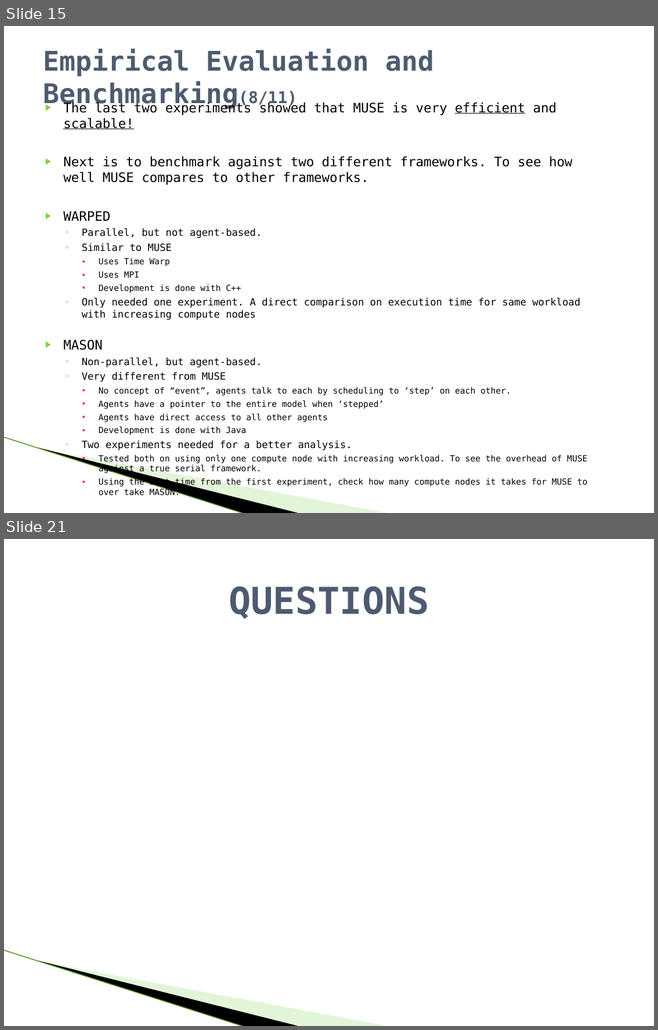
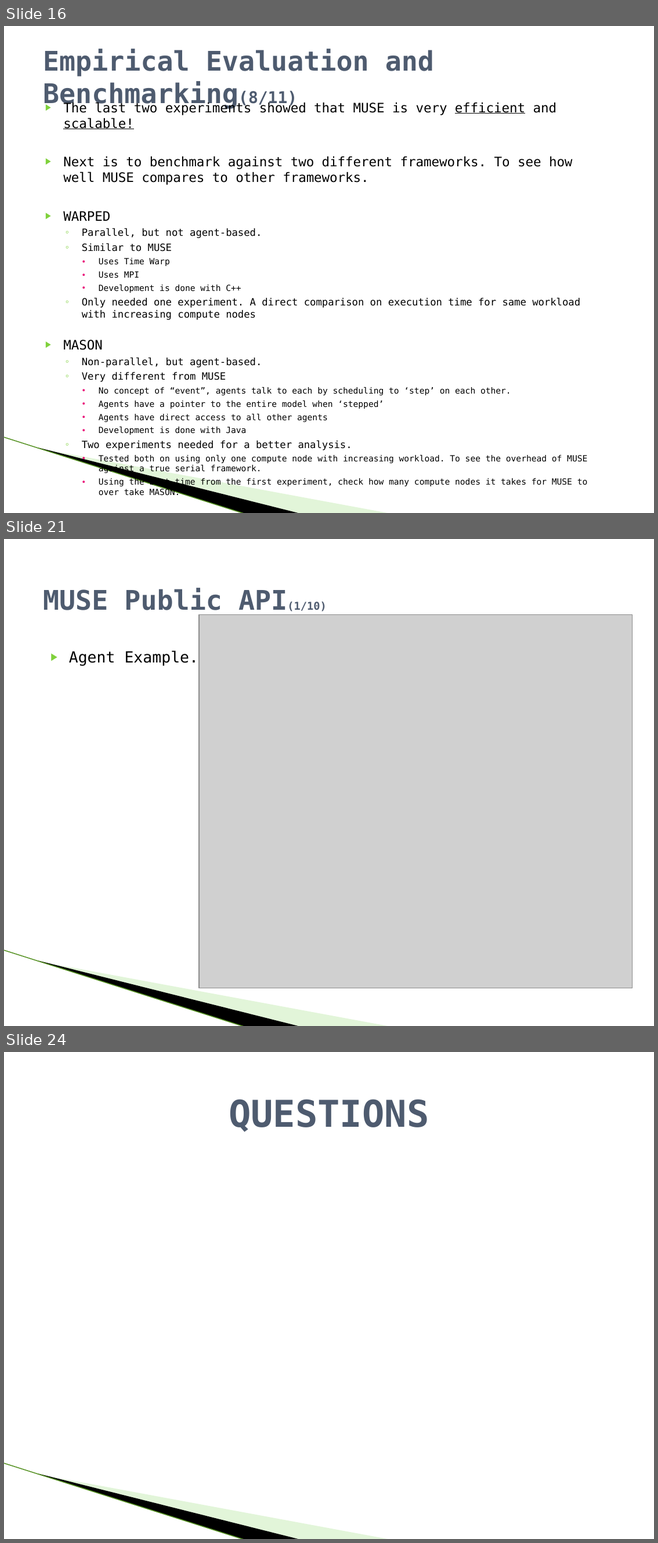
Before and after one commit to raodj/muse, a slide deck: Thesis/MUSE_Defense_presentation.pptx. Shown one above the other, each under a label of ours: slides 15 and 21 before the commit, slides 16, 21 and 24 after it; the slides between them are not shown. The pictures are 658x1030 and 658x1543 pixels, drawn with LibreOffice and Linux fonts; fonts in the diff are those of the drawing; grey boxes stand for pictures; background and template pictures are left out. Boxes give left, top, right and bottom in pixels: in the first picture for what was removed or moved away, otherwise in the second. Text is boxed around its words. In the diff, an @@ line names an element or a change of style, - is before the commit and + after.

```diff
--- a/Thesis/MUSE_Defense_presentation.pptx
+++ b/Thesis/MUSE_Defense_presentation.pptx
@@ slide 21 added at <box>4,539,654,1026</box>, background #FFFFFF; not listed: 3 template elements that a slide beside it also shows @@
@@ title added at <box>43,588,326,616</box>, 30 pt, text #4E5B6F, bold @@
+MUSE Public API(1/10)
@@ picture added at <box>199,615,632,988</box> @@
@@ text added at <box>69,650,199,666</box>, 17 pt, text #000000 @@
+▶ Agent Example.
@@ what was slide 15 is now slide 16 @@
@@ what was slide 21 is now slide 24 @@
```
Also in this commit, not shown: 9 slides changed, 2 other slides added.
